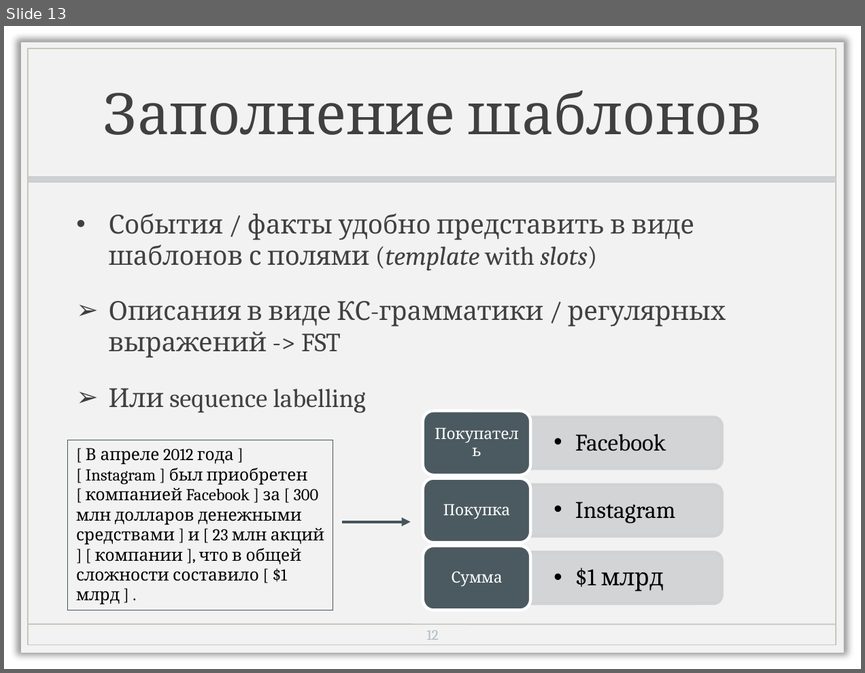
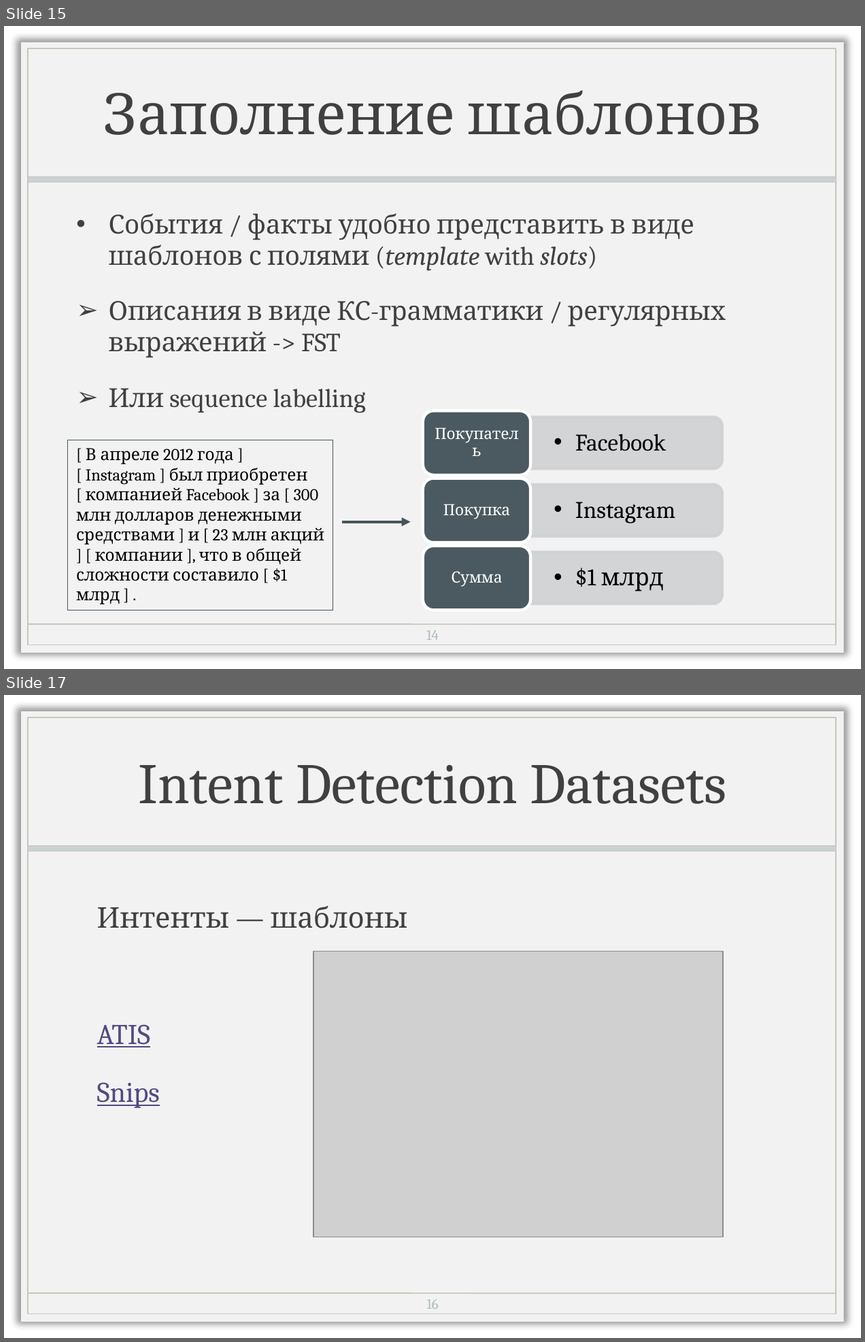
Before and after one commit to named-entity/hse-nlp, a slide deck: 4th_year/Slides/8_information-extraction.pptx. Shown one above the other, each under a label of ours: slide 13 before the commit, slides 15 and 17 after it; the slides between them are not shown. The pictures are 865x673 and 865x1342 pixels, drawn with LibreOffice and Linux fonts; fonts in the diff are those of the drawing; grey boxes stand for pictures; background and template pictures are left out. Boxes give left, top, right and bottom in pixels: in the first picture for what was removed or moved away, otherwise in the second. Text is boxed around its words. In the diff, an @@ line names an element or a change of style, - is before the commit and + after.

```diff
--- a/4th_year/Slides/8_information-extraction.pptx
+++ b/4th_year/Slides/8_information-extraction.pptx
@@ slide 17 added at <box>4,695,861,1338</box>, background picture (left out); not listed: 4 template elements that a slide beside it also shows @@
@@ title added at <box>138,765,727,804</box>, 48 pt, text #404040 @@
+Intent Detection Datasets
@@ text added at <box>97,906,408,1108</box>, 24 pt, text #404040 @@
+Интенты — шаблоны
+ATIS
+Snips
@@ picture added at <box>313,951,723,1236</box> @@
@@ page number added at <box>426,1299,438,1308</box>, 12 pt, text #B0BCC1 @@
+16
@@ what was slide 13 is now slide 15 @@
@@ page number at <box>426,630,439,639</box>: text changed @@
-12
+14
```
Also in this commit, not shown: 5 slides changed, 5 other slides added, 1 other file.
